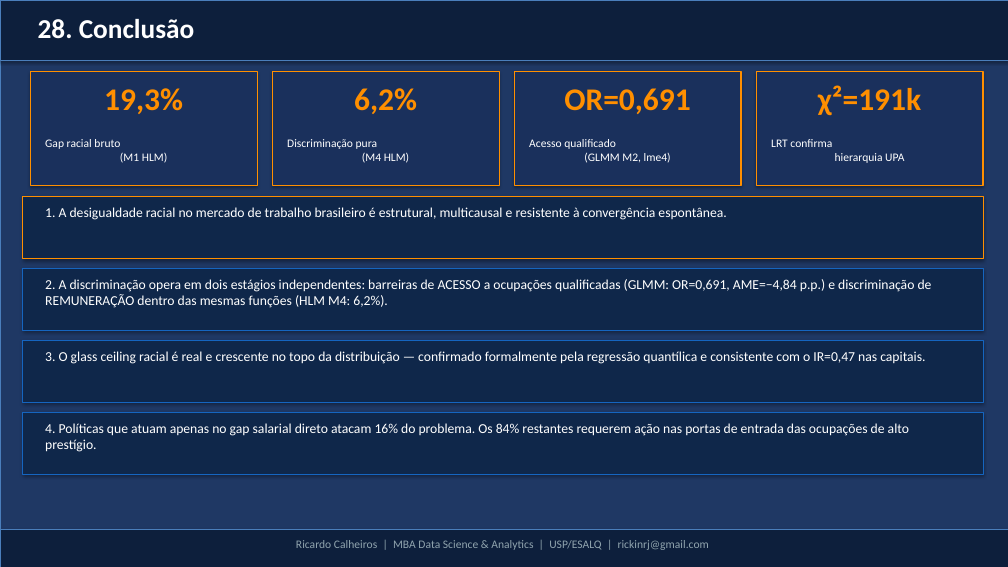
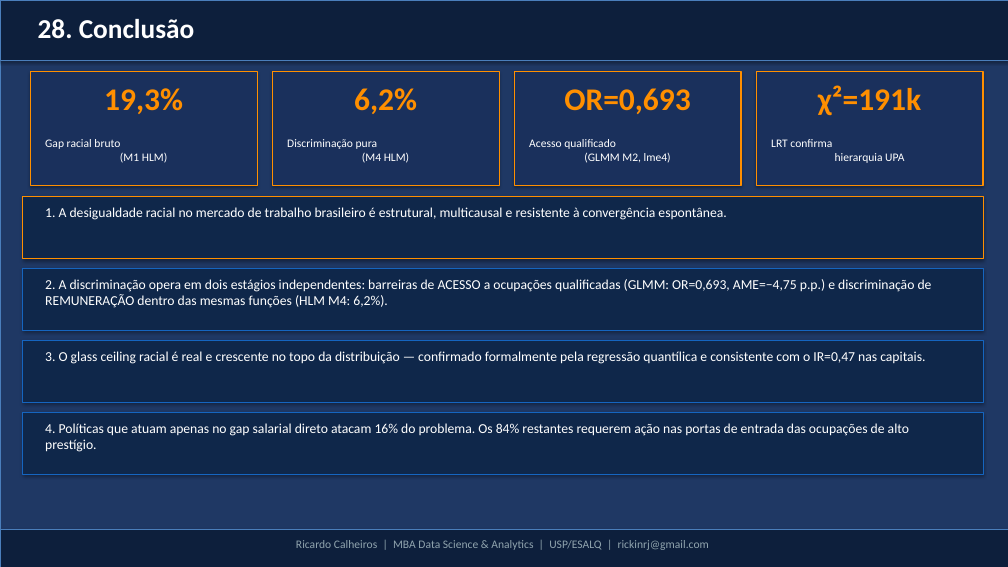
Before and after one commit to rickinrj-ux/ProjetoRacismoPNAD, a slide deck: slide 29 of apresentacao_tcc.pptx. Drawn at 1008x567 pixels with LibreOffice and Linux fonts; fonts in the diff are those of the drawing. Boxes give left, top, right and bottom in pixels: in the first picture for what was removed or moved away, otherwise in the second. Text is boxed around its words. In the diff, an @@ line names an element or a change of style, - is before the commit and + after.

```diff
--- a/apresentacao_tcc.pptx
+++ b/apresentacao_tcc.pptx
@@ text at bbox=[564, 88, 691, 114]: text changed @@
-OR=0,691
+OR=0,693
@@ text at bbox=[45, 279, 932, 308]: text changed @@
-2. A discriminação opera em dois estágios independentes: barreiras de ACESSO a ocupações qualificadas (GLMM: OR=0,691, AME=−4,84 p.p.) e discriminação de REMUNERAÇÃO dentro das mesmas funções (HLM M4: 6,2%).
+2. A discriminação opera em dois estágios independentes: barreiras de ACESSO a ocupações qualificadas (GLMM: OR=0,693, AME=−4,75 p.p.) e discriminação de REMUNERAÇÃO dentro das mesmas funções (HLM M4: 6,2%).
```
Also in this commit, not shown: 7 other slides changed, 2 other files.
